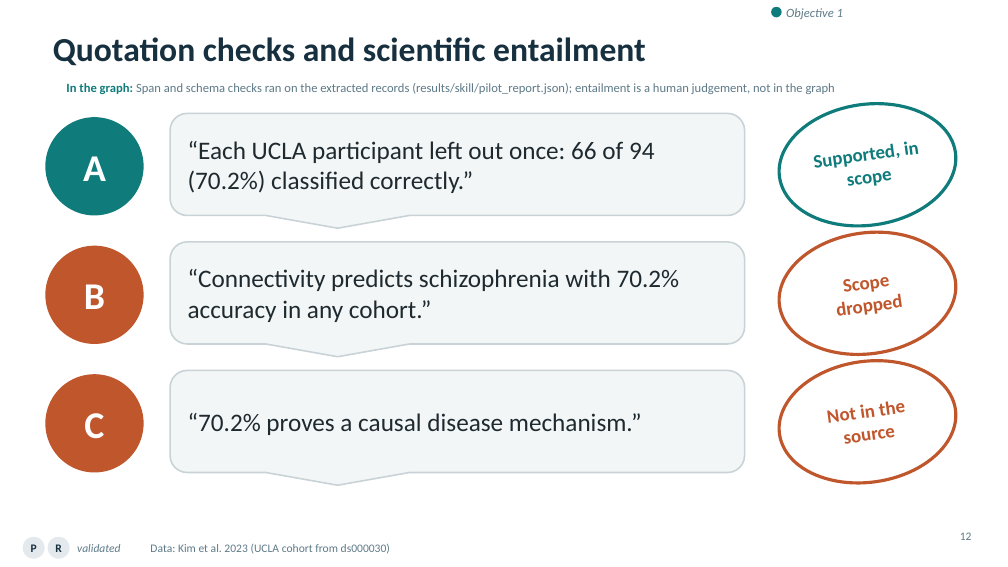
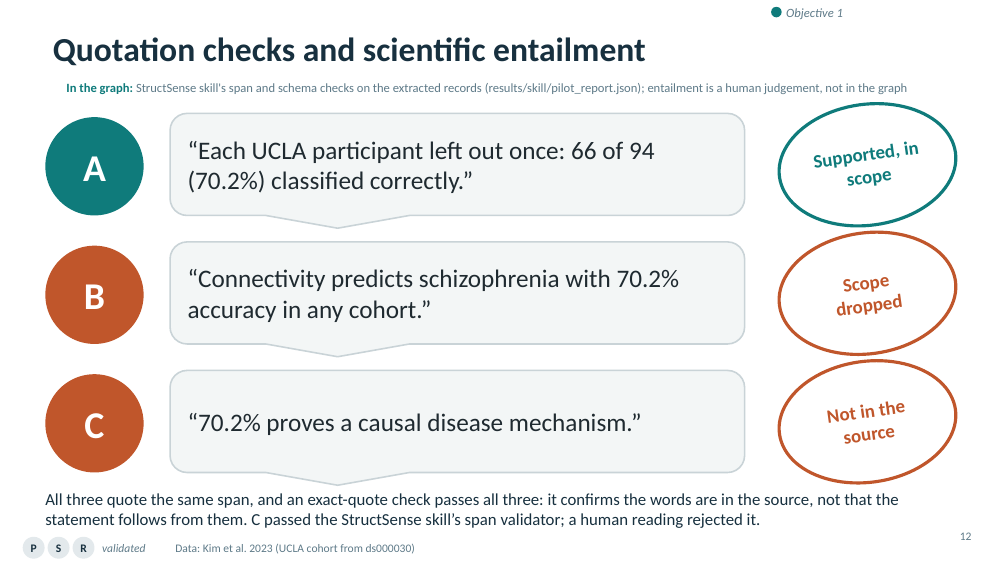
Before and after one commit to ReproNim/llm-workshop-kg, a slide deck: slide 12 of slides/Knowledge_Graphs_Skills_Neuroimaging_v4.pptx. Drawn at 1008x567 pixels with LibreOffice and Linux fonts; fonts in the diff are those of the drawing; background and template pictures are left out. Boxes give left, top, right and bottom in pixels: in the first picture for what was removed or moved away, otherwise in the second. Text is boxed around its words. In the diff, an @@ line names an element or a change of style, - is before the commit and + after.

Commit message:
[DATALAD RUNCMD] Build the deck (pptx) and its slide provenance (talk_provenance.ttl), two passes
=== Do not change lines below ===
{
 "chain": [],
 "cmd": "cd slides && node build_deck.js && uv run prov_query.py && node build_deck.js",
 "dsid": "ac6d69f8-1e00-4161-9f88-c8cc5a4964ec",
 "exit": 0,
 "extra_inputs": [],
 "inputs": [
  "slides/build_deck.js",
  "slides/values.js",
  "slides/values_map.json",
  "slides/apply_theme.js",
  "slides/old_deck_v3.md",
  "slides/figs_slide/*.png",
  "slides/demo/*.md",
  "slides/prov_query.py"
 ],
 "outputs": [
  "slides/Knowledge_Graphs_Skills_Neuroimaging_v4.pptx",
  "slides/talk_provenance.ttl",
  "slides/provenance_query.json"
 ],
 "pwd": "."
}
^^^ Do not change lines above ^^^

```diff
--- a/slides/Knowledge_Graphs_Skills_Neuroimaging_v4.pptx
+++ b/slides/Knowledge_Graphs_Skills_Neuroimaging_v4.pptx
@@ text at (66, 83, 907, 94): text changed @@
-In the graph: Span and schema checks ran on the extracted records (results/skill/pilot_report.json); entailment is a human judgement, not in the graph
+In the graph: StructSense skill's span and schema checks on the extracted records (results/skill/pilot_report.json); entailment is a human judgement, not in the graph
@@ text added at (45, 493, 899, 528), 16 pt, text #17303F @@
+All three quote the same span, and an exact-quote check passes all three: it confirms the words are in the source, not that the statement follows from them. C passed the StructSense skill’s span validator; a human reading rejected it.
@@ ellipse "R": place and size @@
-ellipse "R" at (48, 537, 70, 559)
+ellipse "R" at (73, 537, 95, 559)
@@ text "validated": place and size @@
-text "validated" at (77, 544, 121, 552)
+text "validated" at (102, 544, 146, 552)
@@ text "Data: Kim et al. 2023 ...": place and size @@
-text "Data: Kim et al. 2023 ..." at (150, 544, 390, 554)
+text "Data: Kim et al. 2023 ..." at (175, 544, 415, 554)
```
Also in this commit, not shown: 25 other slides changed, 1 slide added, 2 other files.
